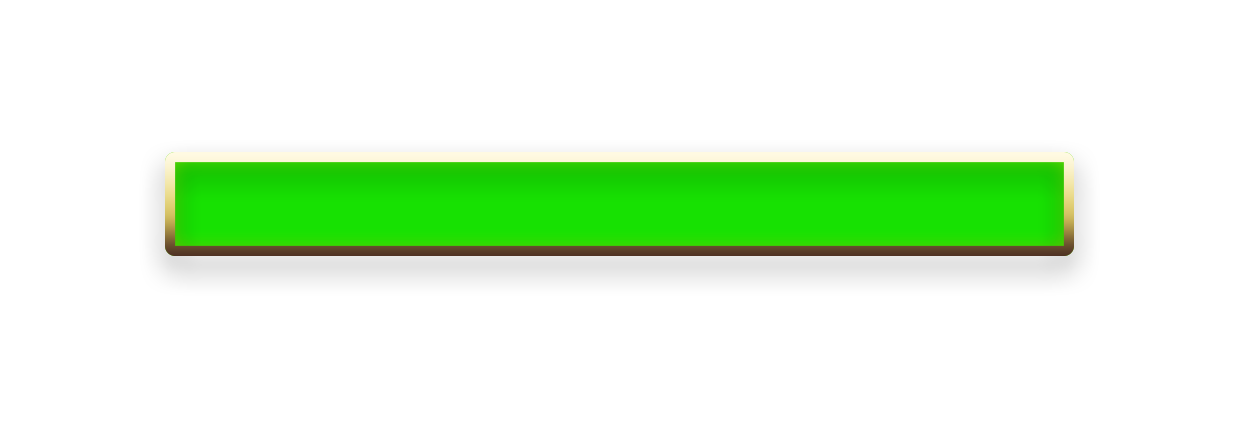
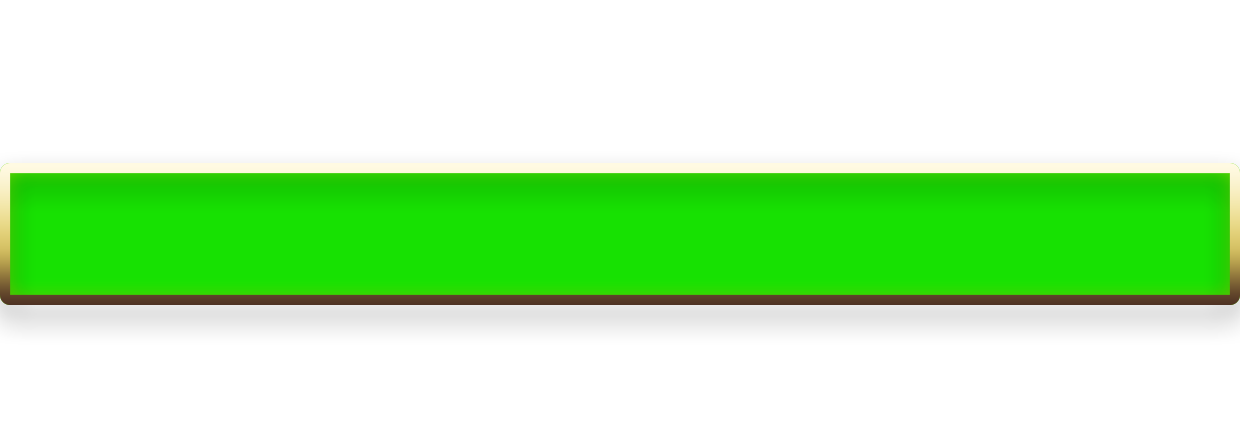
Two versions of the same layered image (1240x437). Layer-by-layer changes:
painted on "Rounded Rectangle 1 copy" over [0,152,1240,305]
painted on "Rounded Rectangle 1 copy 2" over [0,152,1240,305]
